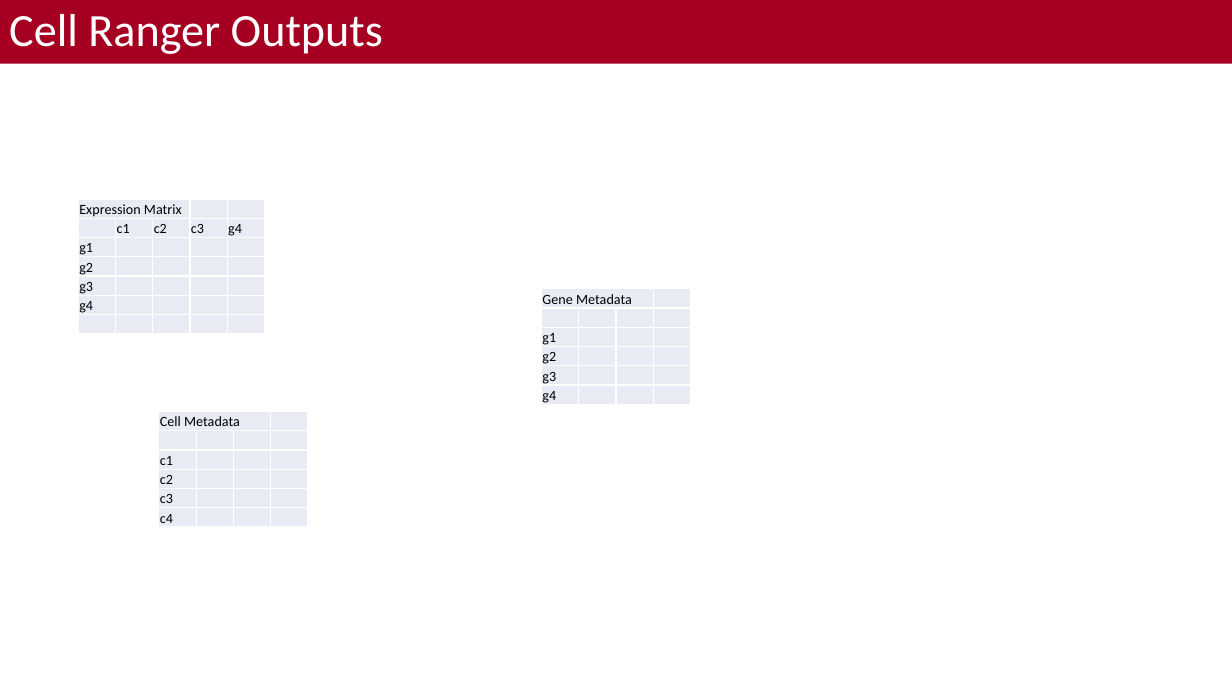
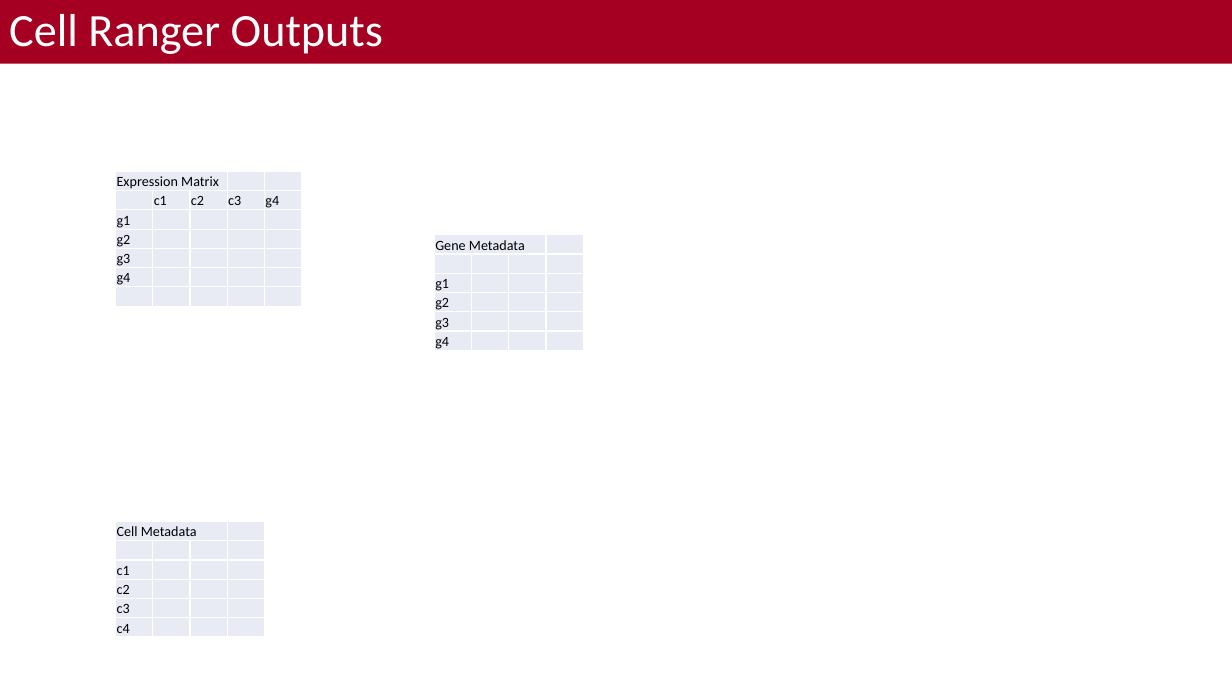
Before and after one commit to bacorli2/scrna_workshop, a slide deck: slide 9 of M2_CellRanger_Alignment/M2_CellRanger.pptx (slide 8 before the commit). Drawn at 1232x693 pixels with LibreOffice and Linux fonts; fonts in the diff are those of the drawing; background and template pictures are left out. Boxes give left, top, right and bottom in pixels: in the first picture for what was removed or moved away, otherwise in the second. Text is boxed around its words. In the diff, an @@ line names an element or a change of style, - is before the commit and + after.

```diff
--- a/M2_CellRanger_Alignment/M2_CellRanger.pptx
+++ b/M2_CellRanger_Alignment/M2_CellRanger.pptx
@@ table: place and size @@
-table at box(79, 199, 263, 334)
+table at box(116, 171, 300, 306)
@@ table: place and size @@
-table at box(542, 288, 689, 407)
+table at box(434, 235, 582, 353)
@@ table: place and size @@
-table at box(159, 411, 307, 527)
+table at box(116, 521, 263, 637)
```
Also in this commit, not shown: 5 other slides changed, 2 other files.
